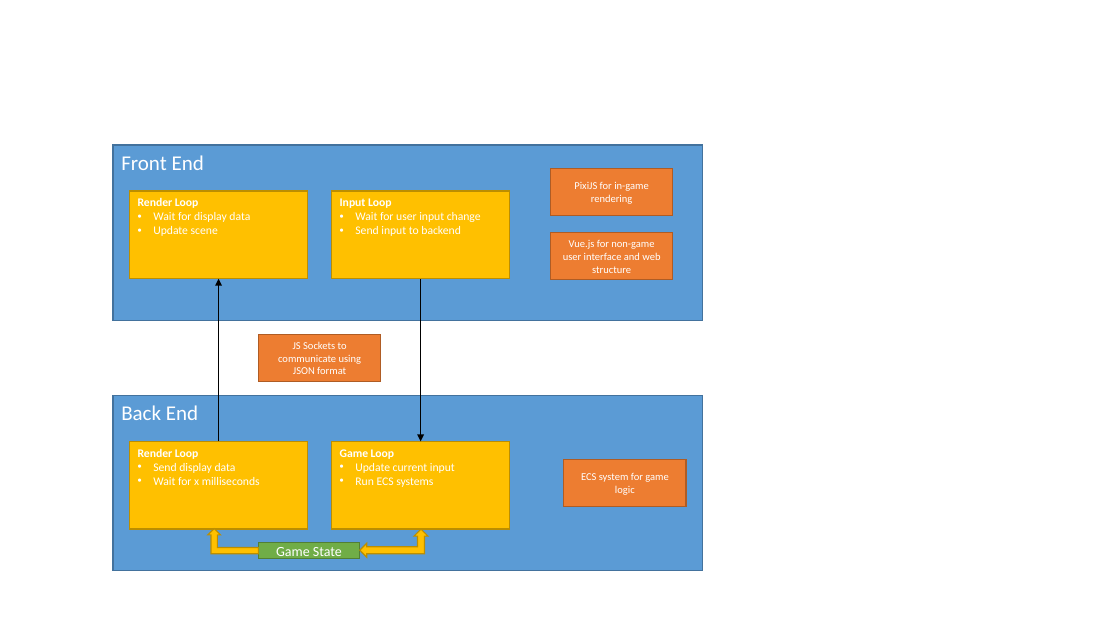
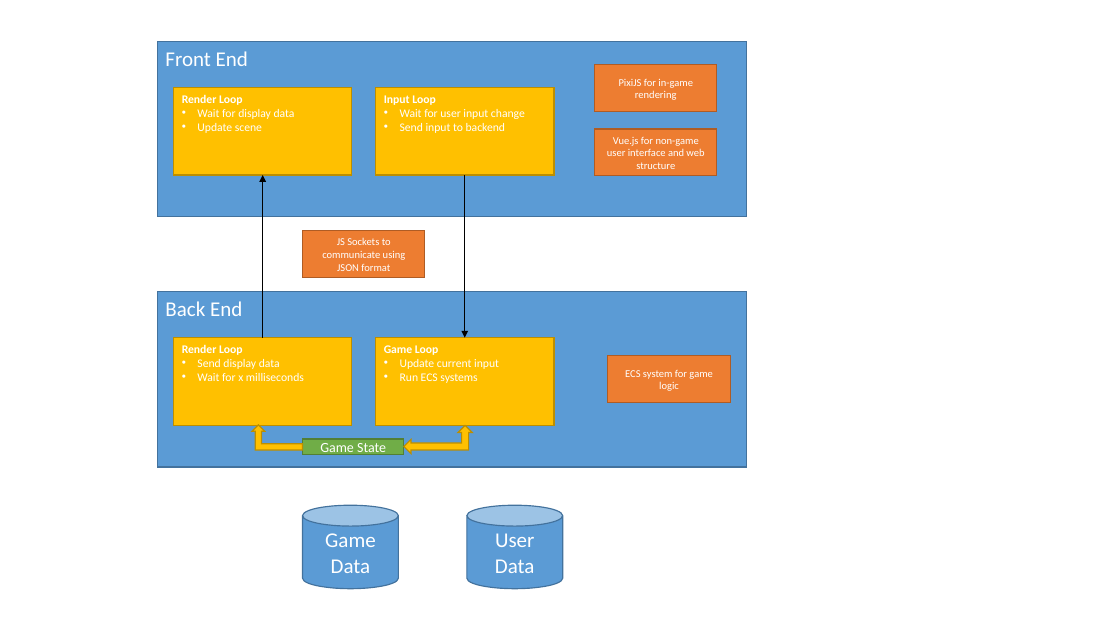
Before and after one commit to deejai/AdventureGame_MUD_ECS, a slide deck: slide 1 of assets/Architecture.pptx. Drawn at 1120x630 pixels with LibreOffice and Linux fonts; fonts in the diff are those of the drawing. Boxes give left, top, right and bottom in pixels: in the first picture for what was removed or moved away, otherwise in the second. Text is boxed around its words. In the diff, an @@ line names an element or a change of style, - is before the commit and + after.

Commit message:
database info added

```diff
--- a/assets/Architecture.pptx
+++ b/assets/Architecture.pptx
@@ 11 rectangles, 2 arrows, 1 bent up arrow, 1 left up arrow: place and size @@
-11 rectangles, 2 arrows, 1 bent up arrow, 1 left up arrow at (113, 145, 703, 571)
+11 rectangles, 2 arrows, 1 bent up arrow, 1 left up arrow at (157, 41, 747, 467)
@@ cylinder added at (302, 506, 398, 589), fill #5B9BD5, outline #43739E 1 pt, 18 pt, text #FFFFFF @@
+Game Data
@@ cylinder added at (467, 506, 563, 589), fill #5B9BD5, outline #43739E 1 pt, 18 pt, text #FFFFFF @@
+User Data
```
